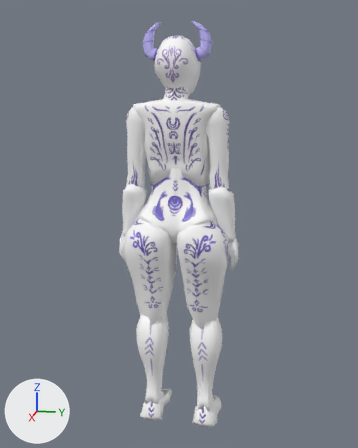
A saved change to the glTF model Models/Porcelain/Porcelain.glb.
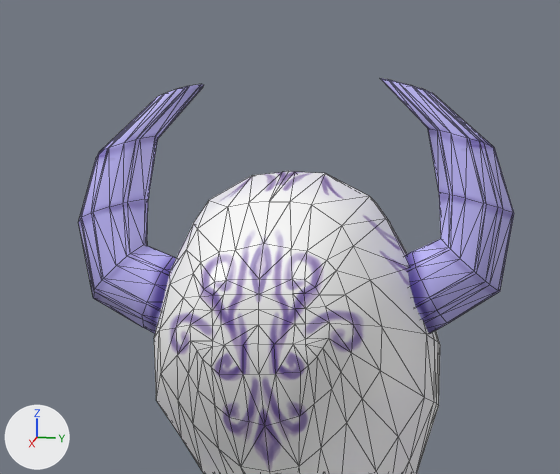
The first picture shows the older version from a camera (50 mm lens) standing at (3.09, 0.61, 2.15) and looking at (0.02, -0.01, 1.38). The close-ups show the older and then the newer version on the part from 36% to 61% of the width and 2% to 19% of the height of that picture. Only the edits that show in the close-ups are written down. Every picture has the same lights, and +X, +Y and +Z are marked at lower left. The close-ups show mesh edges as thin lines. Where no turn or scale is listed for an object, it has been applied to the vertices. Vertices at exactly the same position are counted once.

The scene before the commit, as lines of its bpy script (objects in view):
```python
me_cube = bpy.data.meshes.new('Cube')
me_cube.from_pydata(...)  # 264 vertices, 524 faces; spans x -0.036..0.282, y -0.129..0.129, z 2.159..2.52
me_cube.materials.append(mat_material)  # picture img_headtexture
me_plane = bpy.data.meshes.new('Plane')
me_plane.from_pydata(...)  # 288 vertices, 568 faces; spans x 0.089..0.161, y -0.205..0.205, z 2.371..2.598
me_plane.materials.append(mat_material_010)  # picture img_horntexture
ob_head = bpy.data.objects.new('Head', me_cube)
ob_head.location = (0.0, 0.0, 0.0)
ob_plane = bpy.data.objects.new('Plane', me_plane)
ob_plane.location = (0.0, 0.0, 0.0)
```
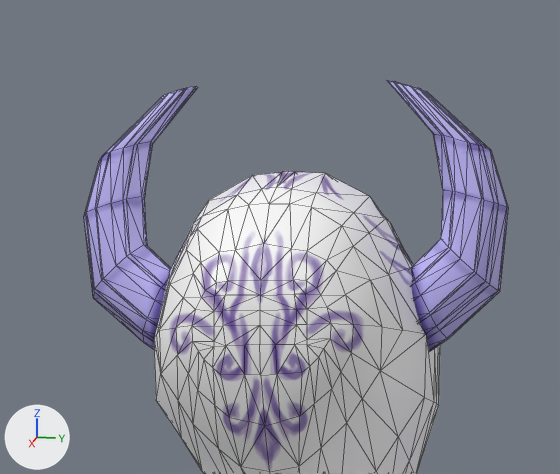
Changed parts and their boxes (x1, y1, x2, y2) in the close-ups (560 x 474 px; the box of a moved part takes in the faces that stretch with it):
'Plane', reshaped: before (78, 78, 514, 334); after (84, 80, 509, 351)
part 1 of me_cube, cut back: before (197, 171, 390, 252); after (154, 171, 425, 373)
part 2 of me_plane, moved or reshaped: before (380, 78, 514, 291); after (387, 80, 509, 291)
part 3 of me_plane, moved or reshaped: before (78, 84, 204, 296); after (84, 86, 198, 296)
part 4 of me_plane, moved or reshaped: before (405, 239, 500, 333); after (411, 239, 500, 351)
part 5 of me_plane, moved or reshaped: before (93, 245, 176, 334); after (93, 245, 171, 350)

The edits, one by one:
me_cube is used by ob_head; location (0.0, 0.0, 0.0).
me_cube had 264 vertices, 524 faces and spanned x -0.036..0.282, y -0.129..0.129, z 2.159..2.52.
me_cube now has 395 vertices, 787 faces and spans x -0.04..0.276, y -0.129..0.129, z 2.159..2.52.
me_cube part 1: 25 vertices removed from x -0.031..0.234, y -0.097..0.097, z 2.318..2.517; 156 vertices added at x -0.04..0.234, y -0.114..0.114, z 2.274..2.514.
Other edits to the shape of me_cube do not show in these pictures.
me_plane is used by ob_plane; location (0.0, 0.0, 0.0).
me_plane had 288 vertices, 568 faces and spanned x 0.089..0.161, y -0.205..0.205, z 2.371..2.598.
me_plane now has 288 vertices, 568 faces and spans x 0.089..0.159, y -0.199..0.199, z 2.354..2.597.
me_plane part 2: 71 of 288 vertices moved; they spanned x 0.094..0.161, y 0.083..0.205, z 2.482..2.598 and now span x 0.098..0.156, y 0.089..0.199, z 2.486..2.597; mean shift (0.0, 0.0, 0.0); largest move (0.115, 0.204, 2.482) -> (0.116, 0.199, 2.487).
me_plane part 3: 71 of 288 vertices moved; they spanned x 0.094..0.161, y -0.205..-0.083, z 2.482..2.598 and now span x 0.098..0.156, y -0.199..-0.089, z 2.486..2.597; mean shift (0.0, 0.0, 0.0); largest move (0.115, -0.204, 2.482) -> (0.116, -0.199, 2.487).
me_plane part 4: all 51 vertices in x 0.089..0.157, y 0.081..0.144, z 2.371..2.449 are multiplied about their middle by the matrix ((1.0, 0.0, 0.0), (0.0, 1.0, 0.0), (0.004, 0.102, 1.052)), then moved by (0.0, 0.0, -0.016).
me_plane part 5: all 51 vertices in x 0.089..0.157, y -0.144..-0.081, z 2.371..2.449 are multiplied about their middle by the matrix ((1.0, 0.0, 0.0), (0.0, 1.0, 0.0), (0.004, -0.102, 1.052)), then moved by (0.0, 0.0, -0.016).
